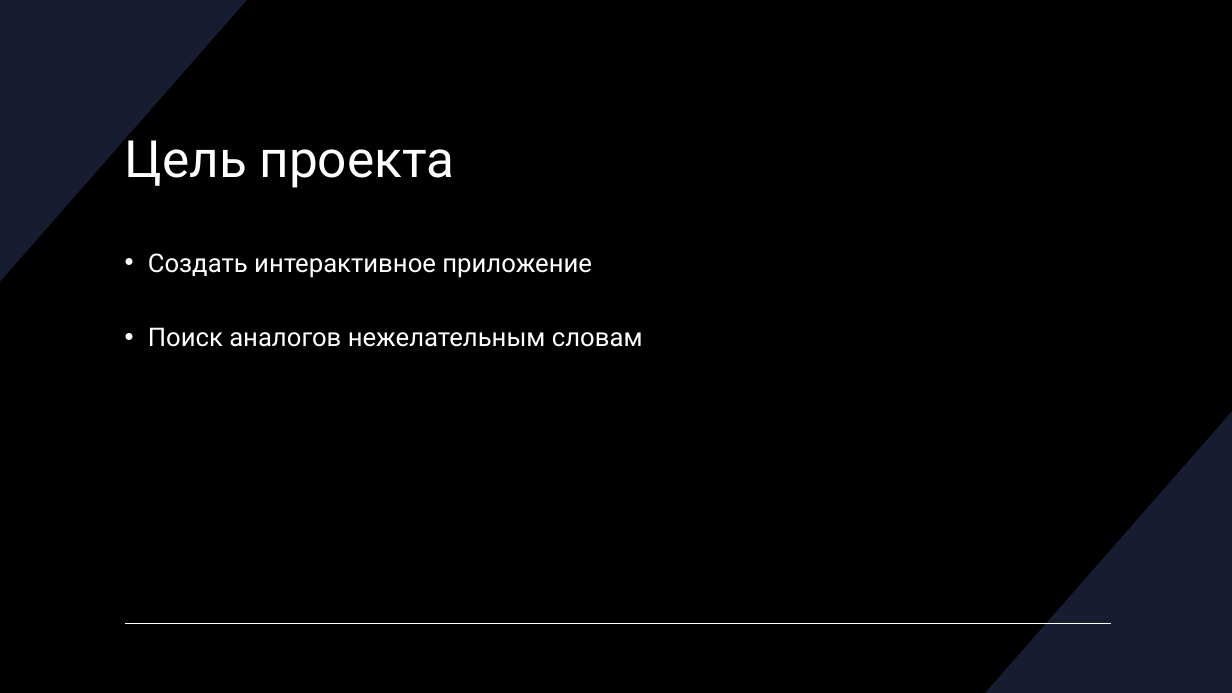
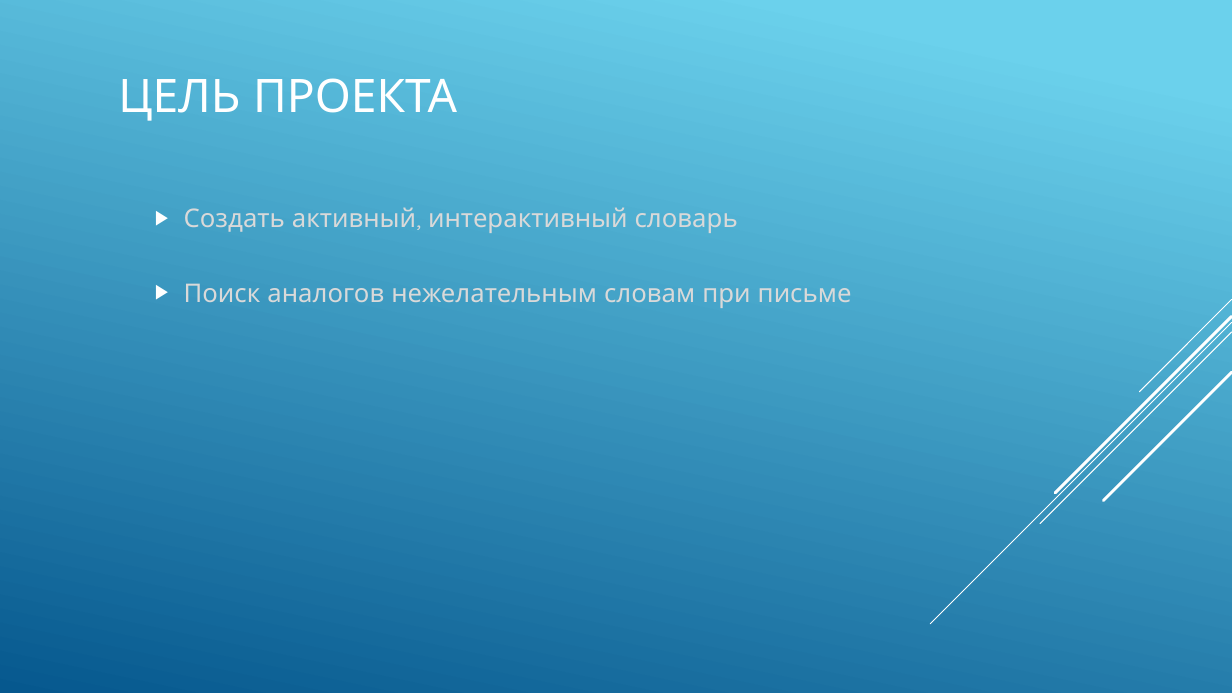
Before and after one commit to Lerika123/verbalize, a slide deck: slide 3 of СловоВед.pptx. Drawn at 1232x693 pixels with LibreOffice and Linux fonts; fonts in the diff are those of the drawing. Boxes give left, top, right and bottom in pixels: in the first picture for what was removed or moved away, otherwise in the second. Text is boxed around its words. In the diff, an @@ line names an element or a change of style, - is before the commit and + after.

```diff
--- a/СловоВед.pptx
+++ b/СловоВед.pptx
@@ background #000000 to gradient #6ED2EB to #06588E @@
@@ freeform shape removed at box(0, 0, 247, 282) @@
@@ title at box(118, 78, 457, 121): text changed; size 40 to 36 pt; font Roboto to Quicksand @@
-Цель проекта
+ЦЕЛЬ ПРОЕКТА
@@ text at box(184, 207, 852, 308): text changed; font Roboto to Quicksand; text colour #FFFFFF to #D9D9D9 @@
-• Создать интерактивное приложение
-• Поиск аналогов нежелательным словам
+▶ Создать активный, интерактивный словарь
+▶ Поиск аналогов нежелательным словам при письме
@@ group added at box(931, 299, 1232, 624): 5 lines @@
@@ freeform shape removed at box(985, 411, 1232, 693) @@
@@ line removed from (125, 624) to (1111, 624) @@
```
Also in this commit, not shown: 8 other slides changed, 6 slides added.
